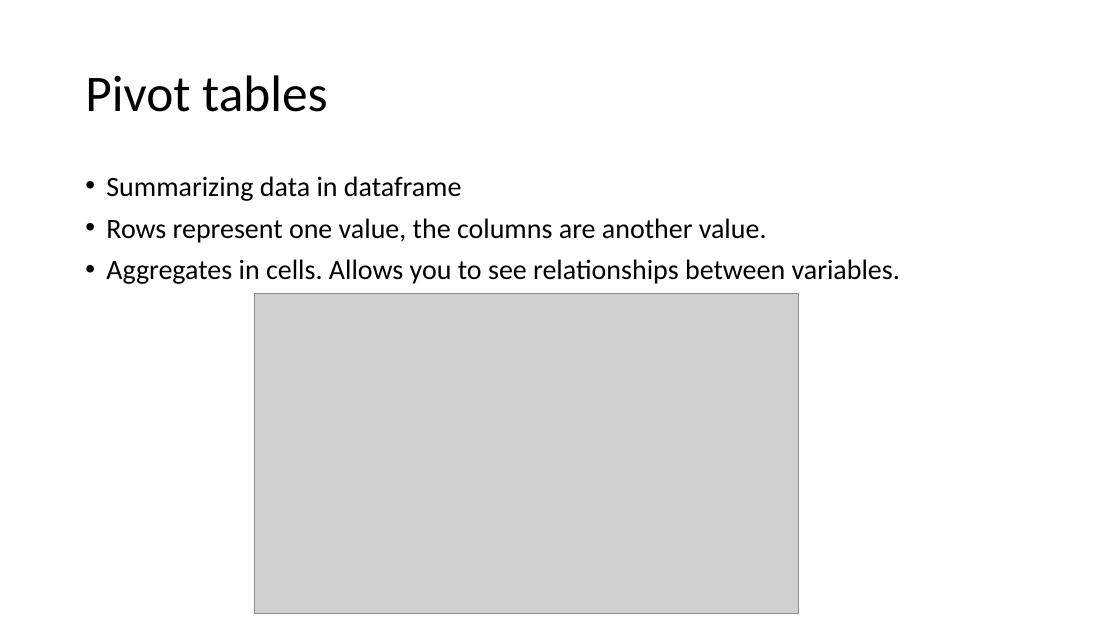
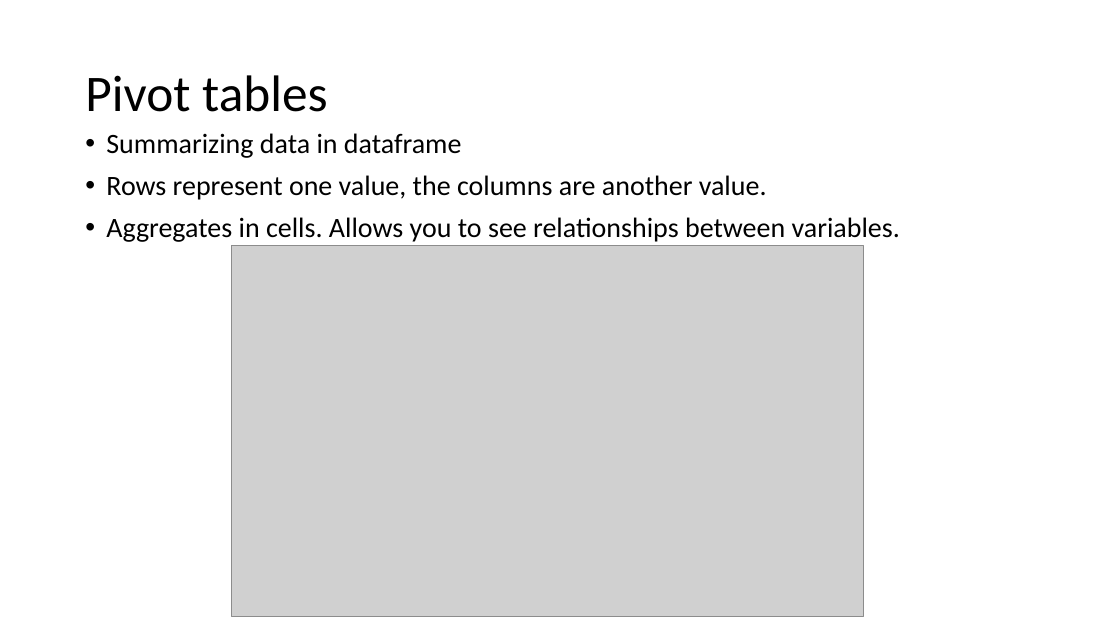
Before and after one commit to jayurbain/DataScienceIntro, a slide deck: slide 24 of slides/03_eda_data.pptx. Drawn at 1120x630 pixels with LibreOffice and Linux fonts; fonts in the diff are those of the drawing; grey boxes stand for pictures. Boxes give left, top, right and bottom in pixels: in the first picture for what was removed or moved away, otherwise in the second. Text is boxed around its words. In the diff, an @@ line names an element or a change of style, - is before the commit and + after.

```diff
--- a/slides/03_eda_data.pptx
+++ b/slides/03_eda_data.pptx
@@ text "Summarizing data in dataframe": place and size @@
-text "Summarizing data in dataframe" at box(106, 176, 900, 284)
+text "Summarizing data in dataframe" at box(106, 133, 900, 242)
@@ picture: place and size @@
-picture at box(255, 293, 798, 613)
+picture at box(232, 245, 864, 617)
```
Also in this commit, not shown: 5 other slides changed, 4 other files.
